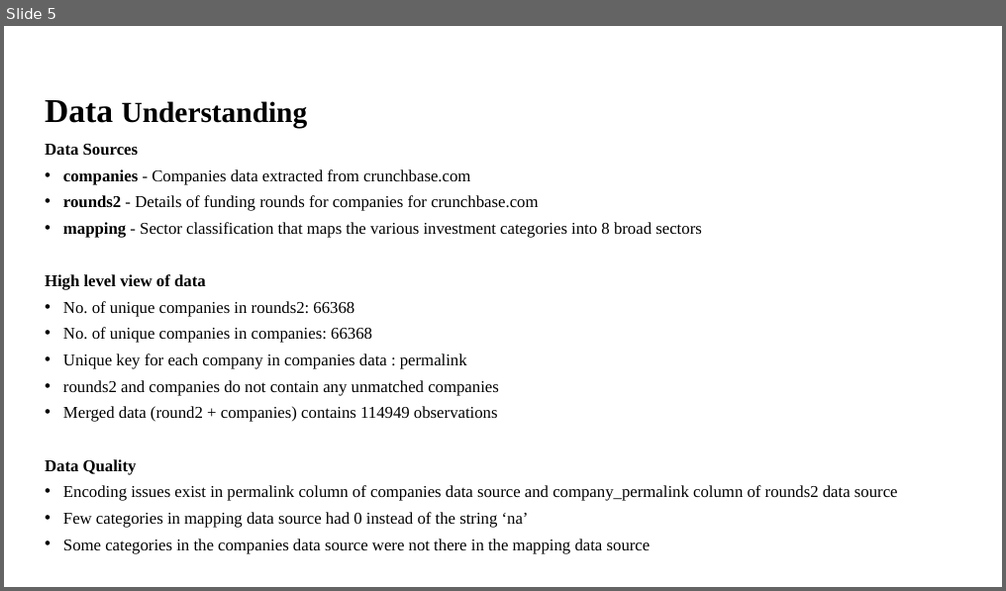
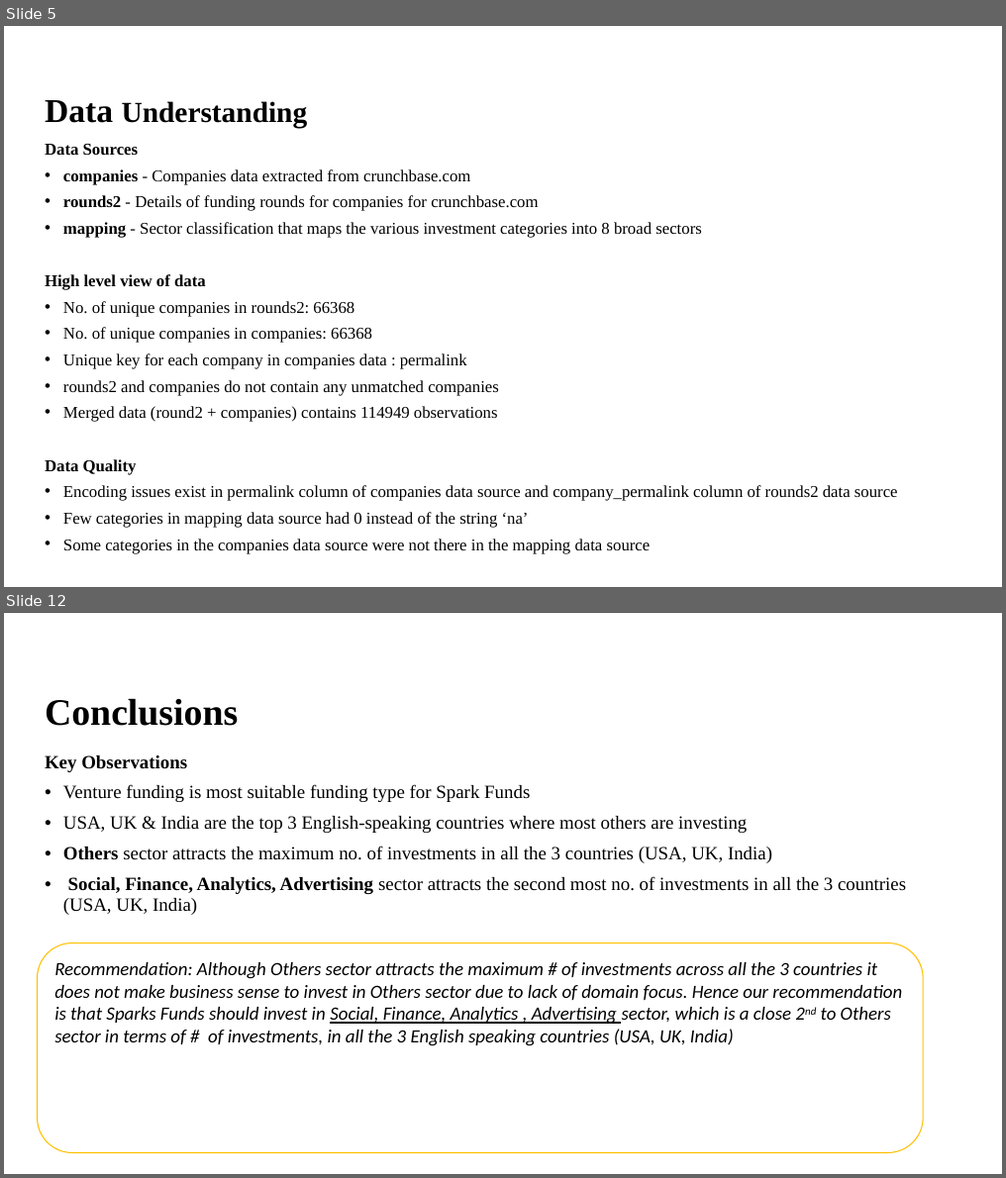
Before and after one commit to Nanditha-G-N/Machine-Learning-Case-Studies, a slide deck: Spark Funds Presentation.pptx. Shown one above the other, each under a label of ours: slide 5 before the commit, slides 5 and 12 after it; the slides between them are not shown. The pictures are 1006x591 and 1006x1178 pixels, drawn with LibreOffice and Linux fonts; fonts in the diff are those of the drawing; background and template pictures are left out. Boxes give left, top, right and bottom in pixels: in the first picture for what was removed or moved away, otherwise in the second. Text is boxed around its words. In the diff, an @@ line names an element or a change of style, - is before the commit and + after.

```diff
--- a/Spark Funds Presentation.pptx
+++ b/Spark Funds Presentation.pptx
@@ slide 12 added at [4, 613, 1002, 1174], background #FFFFFF @@
@@ title added at [45, 698, 238, 726], 36 pt, text #000000, bold @@
+Conclusions
@@ text added at [45, 756, 906, 915], 18 pt, text #000000 @@
+Key Observations
+• Venture funding is most suitable funding type for Spark Funds
+• USA, UK & India are the top 3 English-speaking countries where most others are investing
+• Others sector attracts the maximum no. of investments in all the 3 countries (USA, UK, India)
+• Social, Finance, Analytics, Advertising sector attracts the second most no. of investments in all the 3 countries (USA, UK, India)
@@ rounded rectangle added at [37, 943, 924, 1153], fill #FFFFFF, outline #FFC000 1 pt, 18 pt, text #000000, italic @@
+Recommendation: Although Others sector attracts the maximum # of investments across all the 3 countries it does not make business sense to invest in Others sector due to lack of domain focus. Hence our recommendation is that Sparks Funds should invest in Social, Finance, Analytics , Advertising sector, which is a close 2nd to Others sector in terms of # of investments, in all the 3 English speaking countries (USA, UK, India)
```
Also in this commit, not shown: 3 slides changed, 4 other slides added, 5 slides removed.
